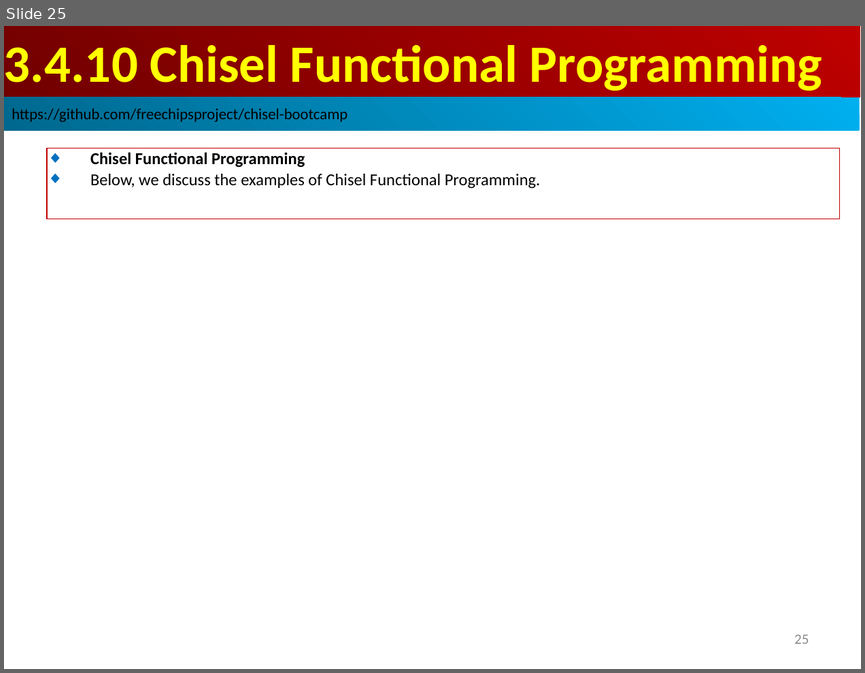
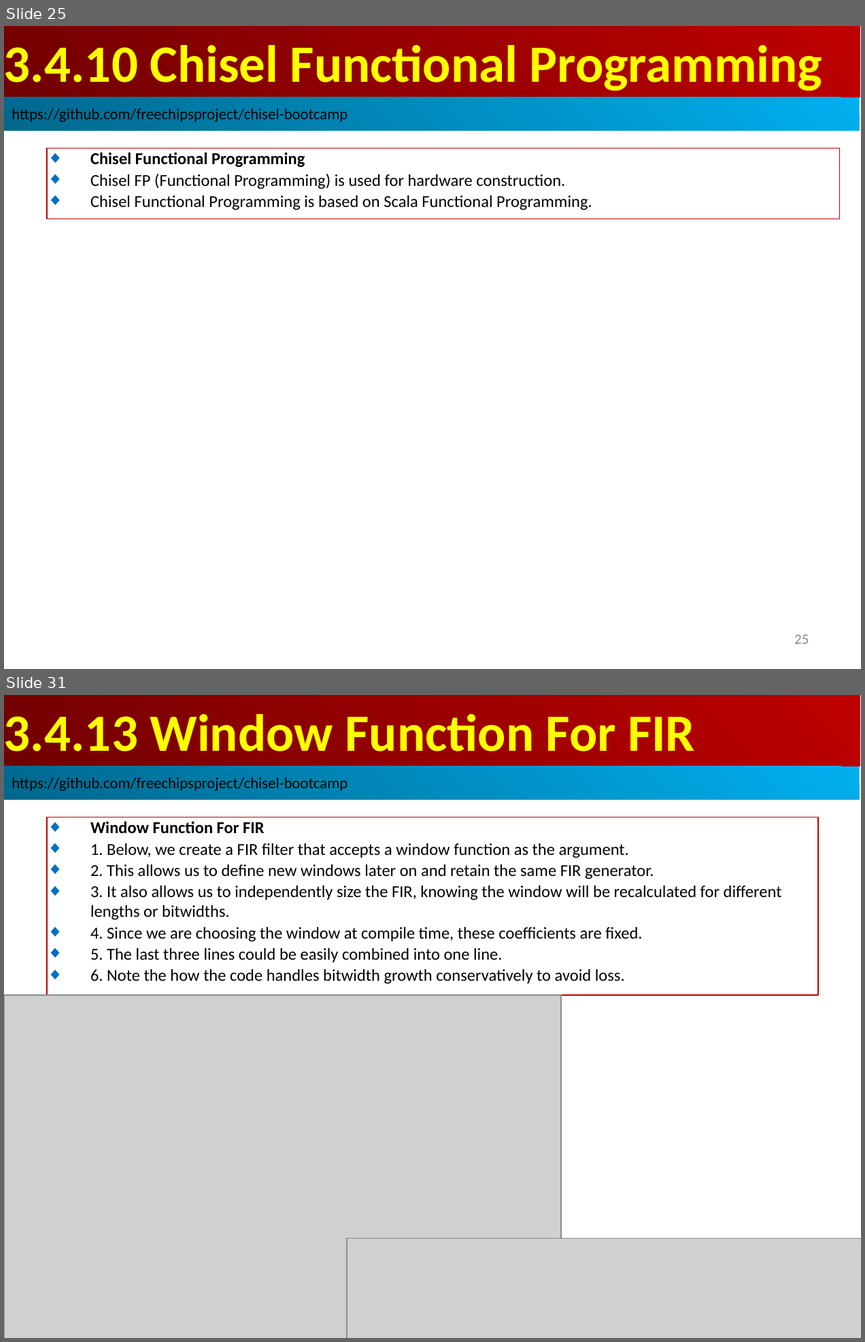
Before and after one commit to peterhchen/AIU_CS800_Chisel, a slide deck: 300_UCB_BC/003.4_FuncProg/000_Video/003.4_FuncProg.ppt. Shown one above the other, each under a label of ours: slide 25 before the commit, slides 25 and 31 after it; the slides between them are not shown. The pictures are 865x673 and 865x1342 pixels, drawn with LibreOffice and Linux fonts; fonts in the diff are those of the drawing; grey boxes stand for pictures. Boxes give left, top, right and bottom in pixels: in the first picture for what was removed or moved away, otherwise in the second. Text is boxed around its words. In the diff, an @@ line names an element or a change of style, - is before the commit and + after.

```diff
--- a/300_UCB_BC/003.4_FuncProg/000_Video/003.4_FuncProg.ppt
+++ b/300_UCB_BC/003.4_FuncProg/000_Video/003.4_FuncProg.ppt
@@ slide 31 added at (x1=4, y1=695, x2=861, y2=1338), background #FFFFFF @@
@@ rectangle added at (x1=4, y1=695, x2=860, y2=766), fill gradient #BF0000 to #710000, 44 pt, text #FFFF00, bold @@
+3.4.13 Window Function For FIR
@@ rectangle added at (x1=4, y1=766, x2=859, y2=800), fill gradient #00AFEF to #00688E, 13 pt, text #000000 @@
+https://github.com/freechipsproject/chisel-bootcamp
@@ rectangle added at (x1=47, y1=817, x2=818, y2=995), outline #C00000 0.74 pt, 14 pt, text #000000 @@
+◆ Window Function For FIR
+◆ 1. Below, we create a FIR filter that accepts a window function as the argument.
+◆ 2. This allows us to define new windows later on and retain the same FIR generator.
+◆ 3. It also allows us to independently size the FIR, knowing the window will be recalculated for different lengths or bitwidths.
+◆ 4. Since we are choosing the window at compile time, these coefficients are fixed.
+◆ 5. The last three lines could be easily combined into one line.
+◆ 6. Note the how the code handles bitwidth growth conservatively to avoid loss.
@@ picture added at (x1=4, y1=995, x2=561, y2=1338) @@
@@ picture added at (x1=347, y1=1238, x2=861, y2=1338) @@
@@ slide 25 changed as well @@
@@ text in rectangle at (x1=90, y1=174, x2=592, y2=210): text changed @@
-◆ Below, we discuss the examples of Chisel Functional Programming.
+◆ Chisel FP (Functional Programming) is used for hardware construction.
+◆ Chisel Functional Programming is based on Scala Functional Programming.
```
Also in this commit, not shown: 4 other slides changed, 20 other slides added.
